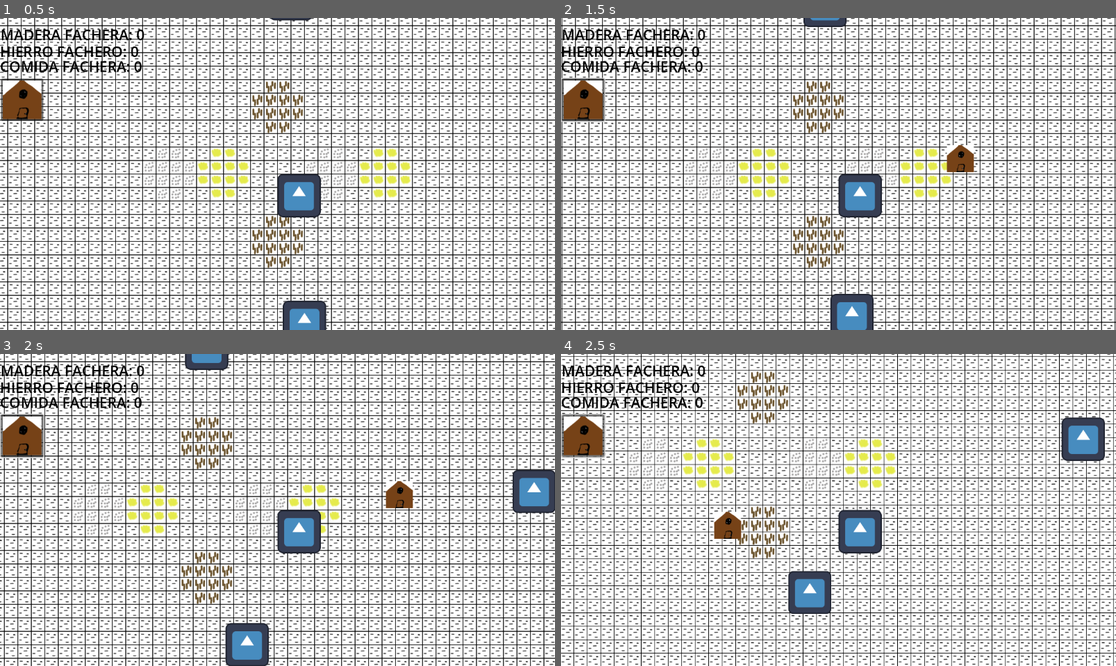
Above: before the commit, frames 1-4 (two rows, left to right).
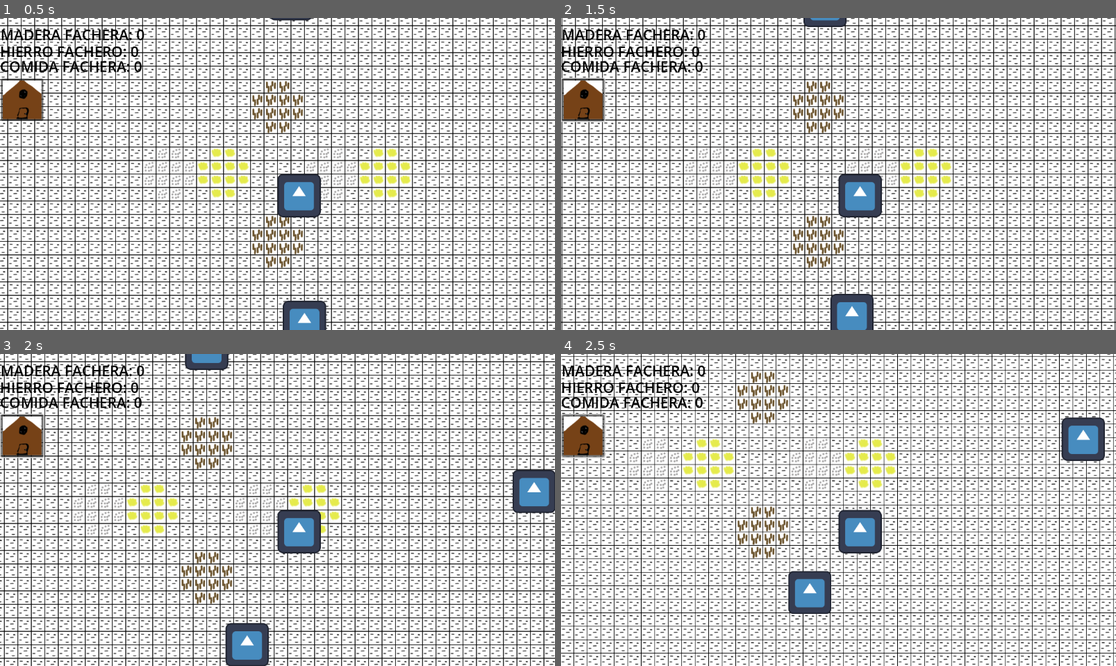
Above: after the commit, the same moments.

Repository: QuaaDev/Juego-Proyecto
Game: Godot game, scene res://Scene/Nucleo.tscn
Two runs of this game, one before a commit and one after it. Both use one fixed random seed, a clock stepped at 60 frames per second and the inputs below. The engine's default icon, where the game draws it, is replaced by a stand-in: a white triangle on a blue panel in a dark square.
Inputs (mouse positions are in pixels of both pictures, inside the frame that each line leads up to):
- Up to frame 1 (0.5 s): no input
- Up to frame 2 (1.5 s): click (583, 99) at 0.5 s; move the mouse to (960, 158) at 1.27 s; hold Right (ui_right) from 1.28 s (still down); hold Right mouse button (ClickDer, bound only after the commit) from 1.28 s (still down)
- Up to frame 3 (2 s): keep holding Right (ui_right); keep holding Right mouse button (ClickDer, bound only after the commit); click (399, 494) at 1.55 s
- Up to frame 4 (2.5 s): move the mouse to (727, 525) at 2.02 s; release Right (ui_right) at 2.03 s; release Right mouse button (ClickDer, bound only after the commit) at 2.03 s; hold Down (ui_down) from 2.03 s (still down); click (727, 525) at 2.1 s; right-click (727, 525) at 2.3 s

Frame 1 is identical in both runs. In frame 2, 0.4% of the frame differs, in the area x 69-75%, y 40-50%; in frame 3, 0.4%; in frame 4, 0.4%.

Commit message:
Ahora se puede agregar casas
Segun la posicion del mouse

Diff:
--- a/TodoJunto/Scene/Suelo.tscn
+++ b/TodoJunto/Scene/Suelo.tscn
@@ -1,7 +1,8 @@
-[gd_scene load_steps=5 format=3 uid="uid://ktpc5u1xfekm"]
+[gd_scene load_steps=7 format=3 uid="uid://ktpc5u1xfekm"]
 
 [ext_resource type="Texture2D" uid="uid://pd63m70gji" path="res://Assets/PisoBeta.png" id="1_gv26j"]
 [ext_resource type="Script" path="res://Script/ControladorSuelo.gd" id="1_lkm7l"]
+[ext_resource type="Texture2D" uid="uid://bd272wqgynl1f" path="res://Assets/CasaBeta.png" id="3_p4wt2"]
 
 [sub_resource type="TileSetAtlasSource" id="TileSetAtlasSource_7335a"]
 texture = ExtResource("1_gv26j")
@@ -19,10 +20,27 @@
 3:0/0/physics_layer_0/linear_velocity = Vector2(0, 0)
 3:0/0/physics_layer_0/angular_velocity = 0.0
 
+[sub_resource type="TileSetAtlasSource" id="TileSetAtlasSource_76ud0"]
+texture = ExtResource("3_p4wt2")
+texture_region_size = Vector2i(40, 40)
+0:0/0 = 0
+0:0/0/physics_layer_0/linear_velocity = Vector2(0, 0)
+0:0/0/physics_layer_0/angular_velocity = 0.0
+0:1/0 = 0
+0:1/0/physics_layer_0/linear_velocity = Vector2(0, 0)
+0:1/0/physics_layer_0/angular_velocity = 0.0
+1:0/0 = 0
+1:0/0/physics_layer_0/linear_velocity = Vector2(0, 0)
+1:0/0/physics_layer_0/angular_velocity = 0.0
+1:1/0 = 0
+1:1/0/physics_layer_0/linear_velocity = Vector2(0, 0)
+1:1/0/physics_layer_0/angular_velocity = 0.0
+
 [sub_resource type="TileSet" id="TileSet_0yk5v"]
 tile_size = Vector2i(40, 40)
 physics_layer_0/collision_layer = 1
 sources/0 = SubResource("TileSetAtlasSource_7335a")
+sources/1 = SubResource("TileSetAtlasSource_76ud0")
 
 [node name="Suelo" type="Node2D"]
 script = ExtResource("1_lkm7l")
--- a/TodoJunto/Script/ControladorSuelo.gd
+++ b/TodoJunto/Script/ControladorSuelo.gd
@@ -1,19 +1,40 @@
 extends Node2D
 var existe_sprite = false
 @onready var escena_sprite_edificio = preload("res://Scene/SceneSecundarios/EdificioSeleccionado.tscn")
-# Called when the node enters the scene tree for the first time.
+@onready var tile_map = $TileMap
+
 func _ready():
 	pass # Replace with function body.
 
 
 # Called every frame. 'delta' is the elapsed time since the previous frame.
-func _process(delta):
+func _process(_delta):
+	#Si se pickeo el sprite, este seguira las coordenadas del mouse
 	if existe_sprite:
-		get_node("Sprite").position = get_global_mouse_position()
+		get_node("Sprite").position = Vector2(get_global_mouse_position().x +20, get_global_mouse_position().y -20)
 
 func boton_apretado():
+	#Si no existe el sprite al apretarlo, lo crea
 	if !existe_sprite:
 		var invocar_escena = escena_sprite_edificio.instantiate()
 		invocar_escena.name = "Sprite"
 		add_child(invocar_escena)
 		existe_sprite = true
+
+func _input(event):
+	#Boton derecho + tener seleccionado sprite para cancelar
+	if event.is_action_pressed("ClickDer") and existe_sprite:
+		existe_sprite = false
+		get_node("Sprite").queue_free()
+	#Boton Izq + tener seleccionado sprite para colocar
+	if event.is_action_pressed("ClickIzq") and existe_sprite:
+		existe_sprite = false
+		get_node("Sprite").queue_free()
+		colocar_edificio()
+
+func colocar_edificio():
+	#tile_map.set_cell(int layer:o,coordenadas de la cell: Vector2, source_id int, atlas_coordenadas Vector2(0,0),alternative_tile int)
+	tile_map.set_cell(0,tile_map.local_to_map(Vector2(get_global_mouse_position().x, get_global_mouse_position().y-40)),1,Vector2(0,0),0)
+	tile_map.set_cell(0,tile_map.local_to_map(Vector2(get_global_mouse_position().x, get_global_mouse_position().y)),1,Vector2(0,1),0)
+	tile_map.set_cell(0,tile_map.local_to_map(Vector2(get_global_mouse_position().x + 40, get_global_mouse_position().y)),1,Vector2(1,1),0)
+	tile_map.set_cell(0,tile_map.local_to_map(Vector2(get_global_mouse_position().x + 40, get_global_mouse_position().y-40)),1,Vector2(1,0),0)
--- a/TodoJunto/project.godot
+++ b/TodoJunto/project.godot
@@ -15,6 +15,19 @@
 config/features=PackedStringArray("4.1", "Forward Plus")
 config/icon="res://icon.svg"
 
+[input]
+
+ClickIzq={
+"deadzone": 0.5,
+"events": [Object(InputEventMouseButton,"resource_local_to_scene":false,"resource_name":"","device":-1,"window_id":0,"alt_pressed":false,"shift_pressed":false,"ctrl_pressed":false,"meta_pressed":false,"button_mask":0,"position":Vector2(0, 0),"global_position":Vector2(0, 0),"factor":1.0,"button_index":1,"canceled":false,"pressed":false,"double_click":false,"script":null)
+]
+}
+ClickDer={
+"deadzone": 0.5,
+"events": [Object(InputEventMouseButton,"resource_local_to_scene":false,"resource_name":"","device":-1,"window_id":0,"alt_pressed":false,"shift_pressed":false,"ctrl_pressed":false,"meta_pressed":false,"button_mask":0,"position":Vector2(0, 0),"global_position":Vector2(0, 0),"factor":1.0,"button_index":2,"canceled":false,"pressed":false,"double_click":false,"script":null)
+]
+}
+
 [layer_names]
 
 2d_physics/layer_1="Aldeano"
